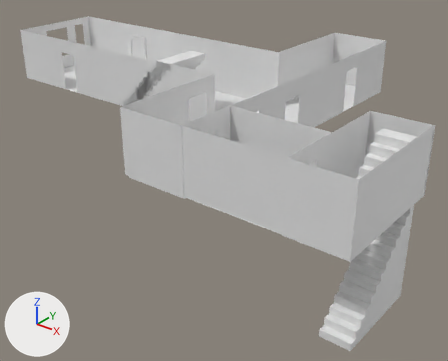
The Blender file Assets/models/floor_2/floor_2.blend, before and after one commit.
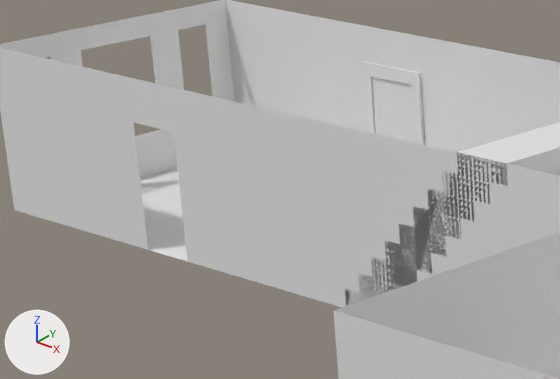
Each version is shown whole from a camera (50 mm lens) standing at (86.6, -74.1, 46.8) and looking at (29.1, -2.2, 2.3), then close up on the part from 5% to 42% of the width and 5% to 35% of the height. Arrows for +X, +Y and +Z are at lower left; the lights stay in place. Materials are left out; every surface is plain grey.

Names of what the first close-up shows: 'center_hall_e_wall', 'center_hall_s_e_wall', 'dooe_sw', 'door_frame_sw', 'main_floor', 'main_hall_wall_e', 'main_hall_wall_s', 'main_hall_wall_w', 'main_stairs_floor_2'.
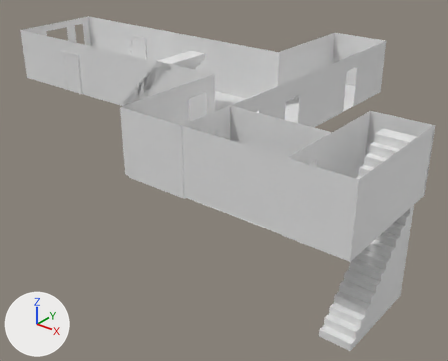
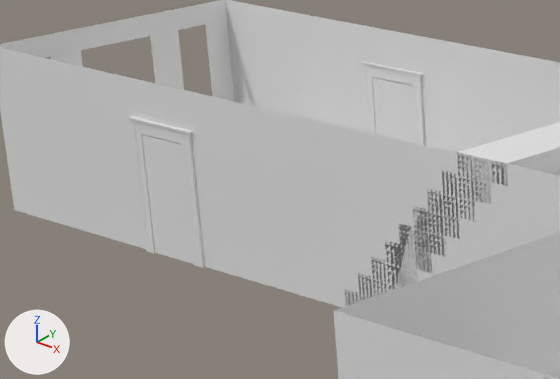
The change, as a diff of the scene's bpy script:
```diff
--- a/Assets/models/floor_2/floor_2.blend.py
+++ b/Assets/models/floor_2/floor_2.blend.py
@@ me_cube_001 @@
 # used by ob_door_frame_sw; location = (-0.24, 8.01, 16.59); scale = (2.25, 0.203, 3.58)
-me_cube_001.from_pydata(...)  # 16 vertices, 13 faces; spans x -1.0..0.0, y -1.0..1.0, z -1.0..0.95
+me_cube_001.from_pydata(...)  # 99 vertices, 88 faces; spans x -1.06..0.0, y 0.0..1.5, z -1.0..0.95
+# me_cube_001 part 1: 91 vertices added at x -1.06..0.0, y 0.0..1.5, z -1.0..0.95
+# me_cube_001 part 2: 8 vertices removed from x -1.0..0.0, y -1.0, z -1.0..0.95
@@ me_cube_038 @@
 me_cube_038.from_pydata(...)  # 12 vertices, 5 faces; spans x 1.0, y -1.0..0.18, z 0.0..2.0
 # used by ob_main_hall_wall_e; parent = ob_main_hall_wall_w; location = (0.0, 25.0, 13.0); scale = (8.0, 39.0, 4.5)
+# me_cube_038 part 3: the whole mesh is moved by (0.0, 0.01, 0.0)
@@ me_cube_004 @@
+me_cube_004.from_pydata(...)  # a box spanning x 0.01..2.01, y -0.13..1.87, z -1.0..1.0
@@ me_cube_005 @@
+me_cube_005.from_pydata(...)  # 99 vertices, 88 faces; spans x -1.06..0.0, y 0.0..1.5, z -1.0..0.95
@@ ob_door_frame_sw @@
 ob_door_frame_sw.location = (-0.24, 8.01, 16.59)
-ob_door_frame_sw.scale = (2.25, 0.203, 3.58)
+ob_door_frame_sw.scale = (2.25, 0.117, 3.58)
 _m = ob_door_frame_sw.modifiers.new('Mirror', 'MIRROR')
+_m.use_axis = (True, True, False)
@@ ob_door_se @@
+ob_door_se = bpy.data.objects.new('door_se', me_cube_004)
+ob_door_se.location = (-1.74, -8.09, 16.11)
+ob_door_se.scale = (1.55, 0.1, 3.1)
@@ ob_door_frame_se @@
+ob_door_frame_se = bpy.data.objects.new('door_frame_se', me_cube_005)
+ob_door_frame_se.location = (-0.2, -8.0, 16.57)
+ob_door_frame_se.scale = (2.25, 0.117, 3.58)
+_m = ob_door_frame_se.modifiers.new('Mirror', 'MIRROR')
+_m.use_axis = (True, True, False)
```

Boxes (x1, y1, x2, y2) around the edits, measured in the close-ups (560 x 379 px; the box of a moved part takes in the faces that stretch with it):
'door_se', added
    after: (142, 134, 194, 264)
'door_frame_se', added
    after: (128, 117, 205, 268)
'dooe_sw', rescaled
    before: (372, 77, 414, 142)
    after: (373, 77, 415, 142)
'door_frame_sw', reshaped, rescaled, modifiers changed
    before: (361, 61, 425, 145)
    after: (360, 61, 425, 145)
part 1 of me_cube_001, added
    after: (360, 61, 425, 145)
part 2 of me_cube_001, deleted
    before: (361, 61, 425, 145)
part 3 of me_cube_038, moved or reshaped
    both: (128, 113, 510, 307)
'main_floor', unchanged, covered by the edit
    before: (140, 167, 188, 262)
